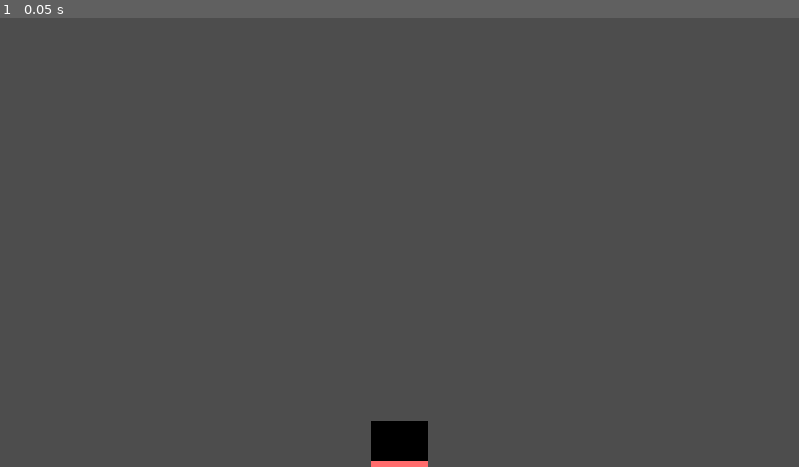
Above: before the commit, frame 1.
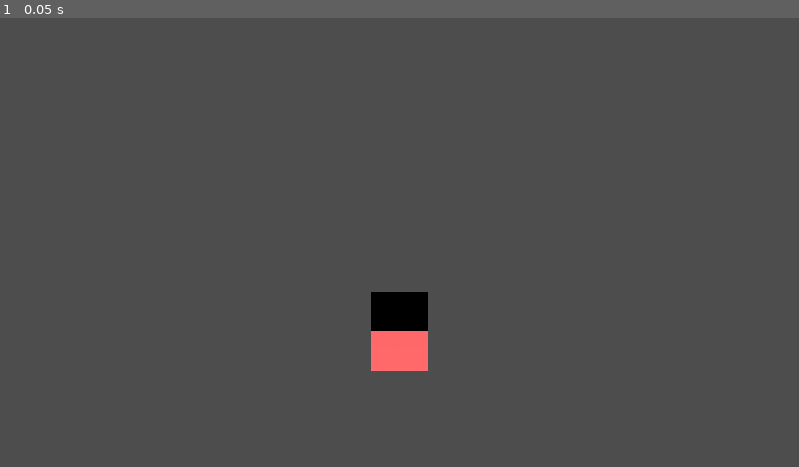
Above: after the commit, the same moment.

Repository: GhostKnights/DiceWar
Game: Godot game, scene res://game_root.tscn
Two runs of this game, one before a commit and one after it. Both use one fixed random seed, a clock stepped at 60 frames per second and the inputs below.
Inputs:
- Up to frame 1 (0.05 s): no input

The runs differ from the first frame. In frame 1, 2.0% of the frame differs, in the area x 46-54%, y 61-100%.

Commit message:
增加了预测线

Diff:
--- a/dice.gd
+++ b/dice.gd
@@ -1,66 +1,142 @@
 extends RigidBody3D
 
-# 拖拽状态标记
+# 拖拽状态标记（原版完全不动）
 var is_dragging: bool = false
 const RAY_MAX_LENGTH = 100.0
-# 拖拽起点（地面平面坐标）
 var drag_start_plane_pos: Vector3 = Vector3.ZERO
 
-# 可调参数
+# 导出可调参数
 @export var throw_scale: float = 6.0
 @export var drag_plane_y: float = 0.0
+# 虚线点阵配置
+@export var point_interval: float = 0.4
+@export var point_size: float = 0.08
+@export var max_preview_length: float = 12.0
+@export var color_weak: Color = Color(0, 0.7, 1)
+@export var color_strong: Color = Color(1, 0.2, 0.1)
 
-@onready var camera: Camera3D = get_viewport().get_camera_3d()
+@onready var camera: Camera3D = get_parent().get_node("Camera3D")
+
+# 虚线点缓存数组
+var preview_points: Array[MeshInstance3D] = []
+# 【改动1：替换为四边形面片，不再用球体】
+var dot_mesh: QuadMesh
+var dot_mat: StandardMaterial3D
+
+func _ready():
+	# 初始化薄四边形面片
+	dot_mesh = QuadMesh.new()
+	dot_mesh.size = Vector2(point_size, point_size)
+
+	# 初始化材质（核心：开启Billboard，永远面向相机）
+	dot_mat = StandardMaterial3D.new()
+	dot_mat.shading_mode = StandardMaterial3D.SHADING_MODE_UNSHADED
+	dot_mat.transparency = StandardMaterial3D.TRANSPARENCY_ALPHA
+	dot_mat.depth_draw_mode = StandardMaterial3D.DEPTH_DRAW_DISABLED
+	# 公告板模式：面片永远正对相机，任何角度都是正方块/圆点
+	dot_mat.billboard_mode = BaseMaterial3D.BILLBOARD_ENABLED
+	# 正交相机保持屏幕尺寸不变，模拟UI
+	dot_mat.billboard_keep_scale = true
 
 func _input(event: InputEvent) -> void:
-	# 按下左键拾取骰子
+	# 鼠标左键按下拾取骰子
 	if event.is_action_pressed("mouse_left"):
 		var hit = ray_cast_mouse()
 		if hit and hit["collider"] == self:
 			is_dragging = true
-			# 冻结物理，骰子固定原地不动
 			gravity_scale = 0.0
 			linear_velocity = Vector3.ZERO
 			angular_velocity = Vector3.ZERO
-			# 记录按下瞬间鼠标平面坐标作为蓄力起点
 			drag_start_plane_pos = get_mouse_plane_pos()
-			print("选中骰子，开始蓄力拖拽")
+			print("选中骰子，开始拖拽蓄力")
 
-	# 松开左键，根据拖拽距离投掷
+	# 鼠标松开投掷
 	if event.is_action_released("mouse_left") and is_dragging:
 		is_dragging = false
-		# 恢复重力
 		gravity_scale = 1.0
 
 		var drag_end_plane_pos = get_mouse_plane_pos()
 		var drag_delta = drag_end_plane_pos - drag_start_plane_pos
-		# 拖拽位移转为投掷冲量
+		drag_delta.y = 0
 		var throw_impulse = drag_delta * throw_scale
 		apply_central_impulse(throw_impulse)
-		print("释放投掷，力度向量：", throw_impulse)
+
+		clear_all_points()
+
+func _process(delta: float) -> void:
+	if is_dragging:
+		update_dashed_preview()
 
 func _physics_process(delta: float) -> void:
-	# 拖拽时不移动骰子，直接清空物理速度固定原位
 	if is_dragging:
 		linear_velocity = Vector3.ZERO
 		angular_velocity = Vector3.ZERO
 
-# 获取鼠标射线与拖拽平面交点
+# 获取鼠标与桌面平面交点
 func get_mouse_plane_pos() -> Vector3:
 	var mouse_pos = get_viewport().get_mouse_position()
 	var ray_origin = camera.project_ray_origin(mouse_pos)
 	var ray_dir = camera.project_ray_normal(mouse_pos)
-	var ground_plane = Plane(Vector3.UP, drag_plane_y)
-	var intersect = ground_plane.intersects_ray(ray_origin, ray_dir)
+	var table_plane = Plane(Vector3.UP, drag_plane_y)
+	var intersect = table_plane.intersects_ray(ray_origin, ray_dir)
 
 	if intersect == null:
-		return global_position
+		return drag_start_plane_pos
+	intersect.y = drag_plane_y
 	return intersect
 
-# 鼠标拾取射线检测骰子
+# 鼠标射线拾取检测
 func ray_cast_mouse():
 	var mouse_pos = get_viewport().get_mouse_position()
 	var ray_from = camera.project_ray_origin(mouse_pos)
 	var ray_to = ray_from + camera.project_ray_normal(mouse_pos) * RAY_MAX_LENGTH
 	var ray_query = PhysicsRayQueryParameters3D.create(ray_from, ray_to)
 	return get_world_3d().direct_space_state.intersect_ray(ray_query)
+
+# 清空所有预览虚线点
+func clear_all_points():
+	for p in preview_points:
+		if p.is_inside_tree():
+			p.queue_free()
+	preview_points.clear()
+
+# 实时刷新虚线点阵【已修正向量方向，线条和拖拽同向】
+func update_dashed_preview():
+	clear_all_points()
+
+	var current_mouse_pos = get_mouse_plane_pos()
+	# 修复线条反向：鼠标当前 - 按下起点
+	var drag_dir_raw = current_mouse_pos - drag_start_plane_pos
+	drag_dir_raw.y = 0
+	var drag_power = drag_dir_raw.length()
+
+	# 限制最大显示长度
+	var display_dir: Vector3
+	if drag_power > max_preview_length:
+		display_dir = drag_dir_raw.normalized() * max_preview_length
+	else:
+		display_dir = drag_dir_raw
+
+	var power_ratio = clamp(drag_power / max_preview_length, 0, 1)
+	var point_color = lerp(color_weak, color_strong, power_ratio)
+
+	var total_length = display_dir.length()
+	var step_float = floor(total_length / point_interval)
+	var step_count: int = int(step_float)
+
+	# 生成一排公告板面片虚线点
+	for i in range(1, step_count + 1):
+		var step_offset = display_dir.normalized() * point_interval * i
+		var point_world_pos = drag_start_plane_pos + step_offset
+
+		var dot = MeshInstance3D.new()
+		dot.mesh = dot_mesh
+		var mat_inst = dot_mat.duplicate()
+		mat_inst.albedo_color = point_color
+		mat_inst.albedo_color.a = 0.7
+		dot.material_override = mat_inst
+		dot.cast_shadow = GeometryInstance3D.SHADOW_CASTING_SETTING_OFF
+		dot.global_position = point_world_pos
+
+		add_child(dot)
+		preview_points.append(dot)
--- a/game_root.tscn
+++ b/game_root.tscn
@@ -14,7 +14,7 @@
 [node name="GameRoot" type="Node3D" unique_id=1439697774]
 
 [node name="Camera3D" type="Camera3D" parent="." unique_id=2122000675]
-transform = Transform3D(1, 0, 0, 0, 0.70710677, 0.70710677, 0, -0.70710677, 0.70710677, 0, 6, 0)
+transform = Transform3D(1, 0, 0, 0, 0.7071068, 0.7071068, 0, -0.7071068, 0.7071068, 0, 2.741211, 0)
 projection = 1
 current = true
 size = 8.0
@@ -34,4 +34,4 @@
 shape = SubResource("BoxShape3D_pjpa4")
 
 [node name="DirectionalLight3D" type="DirectionalLight3D" parent="." unique_id=1893039496]
-transform = Transform3D(1, 0, 0, 0, 1, 0, 0, 0, 1, 450.3897, 1321.9818, -5013.935)
+transform = Transform3D(1, 0, 0, 0, 1, 0, 0, 0, 1, 445.5417, 1321.9818, -5014.337)
